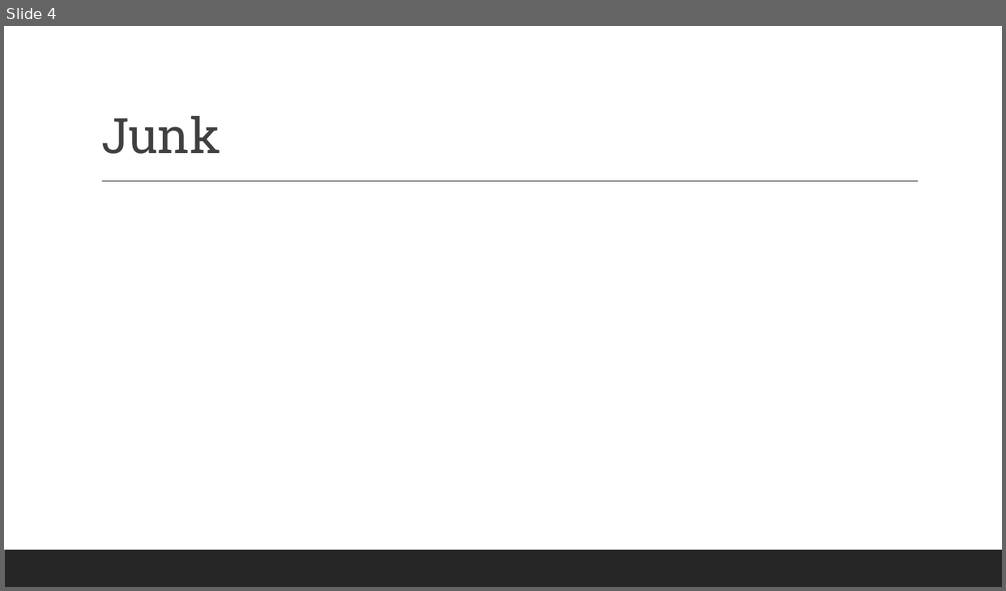
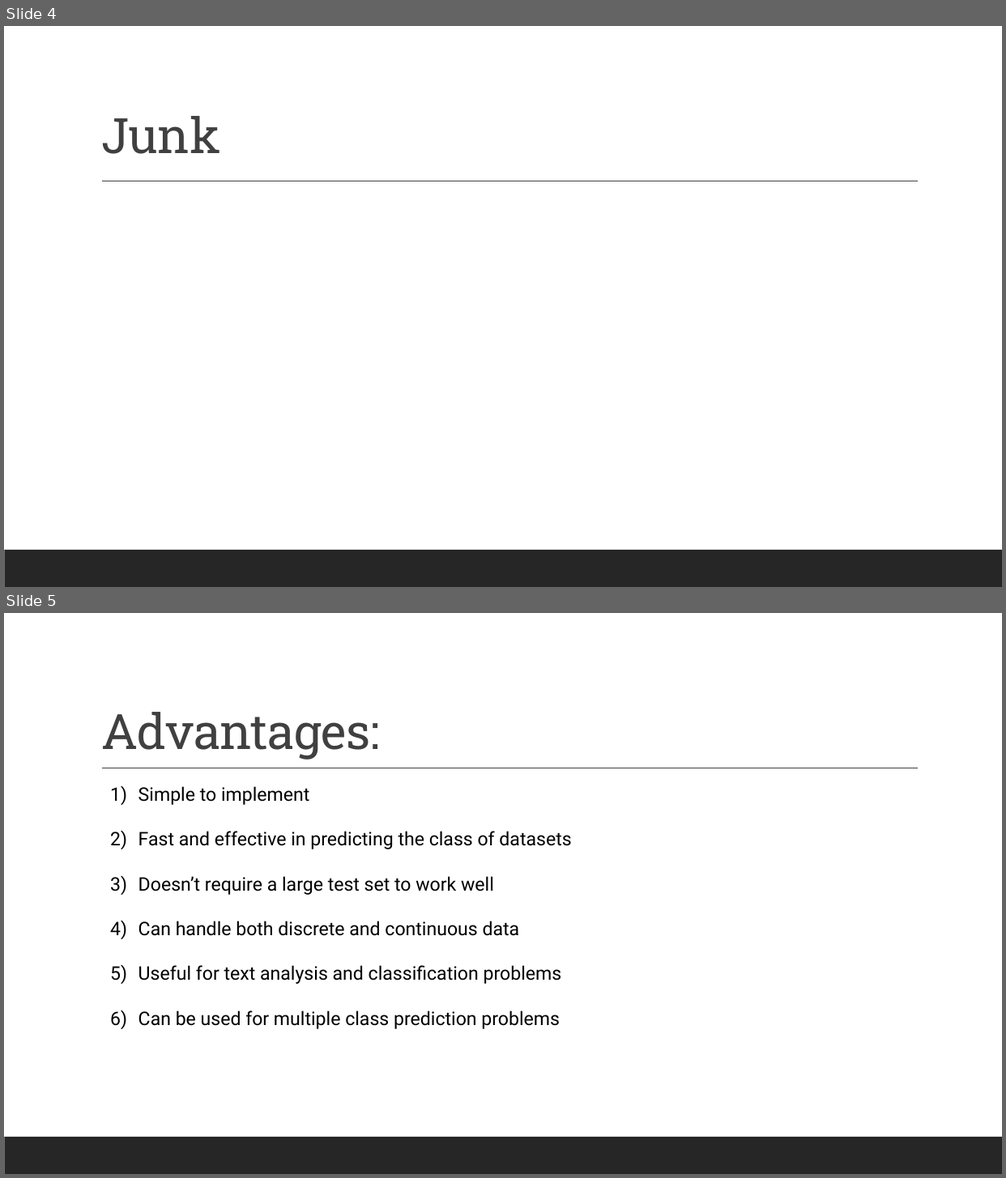
Before and after one commit to Myself1214/Group-3-M9, a slide deck: Naive Bayes Notes.pptx. Shown one above the other, each under a label of ours: slide 4 before the commit, slides 4 and 5 after it. The pictures are 1006x591 and 1006x1178 pixels, drawn with LibreOffice and Linux fonts; fonts in the diff are those of the drawing; grey boxes stand for pictures. Boxes give left, top, right and bottom in pixels: in the first picture for what was removed or moved away, otherwise in the second. Text is boxed around its words. In the diff, an @@ line names an element or a change of style, - is before the commit and + after.

Commit message:
Changed color of descriptions in appendix. Added 'Advantages' and 'Disadvantages' to powerpoint.

```diff
--- a/Naive Bayes Notes.pptx
+++ b/Naive Bayes Notes.pptx
@@ slide 5 added at box(4, 613, 1002, 1174), background #FFFFFF; not listed: 2 template elements that a slide beside it also shows @@
@@ title added at box(101, 712, 380, 760), 47 pt, text #404040 @@
+Advantages:
@@ text added at box(138, 786, 571, 1029), 18 pt, text #000000 @@
+1) Simple to implement
+2) Fast and effective in predicting the class of datasets
+3) Doesn’t require a large test set to work well
+4) Can handle both discrete and continuous data
+5) Useful for text analysis and classification problems
+6) Can be used for multiple class prediction problems
```
Also in this commit, not shown: 1 other slide added, 1 other file.
